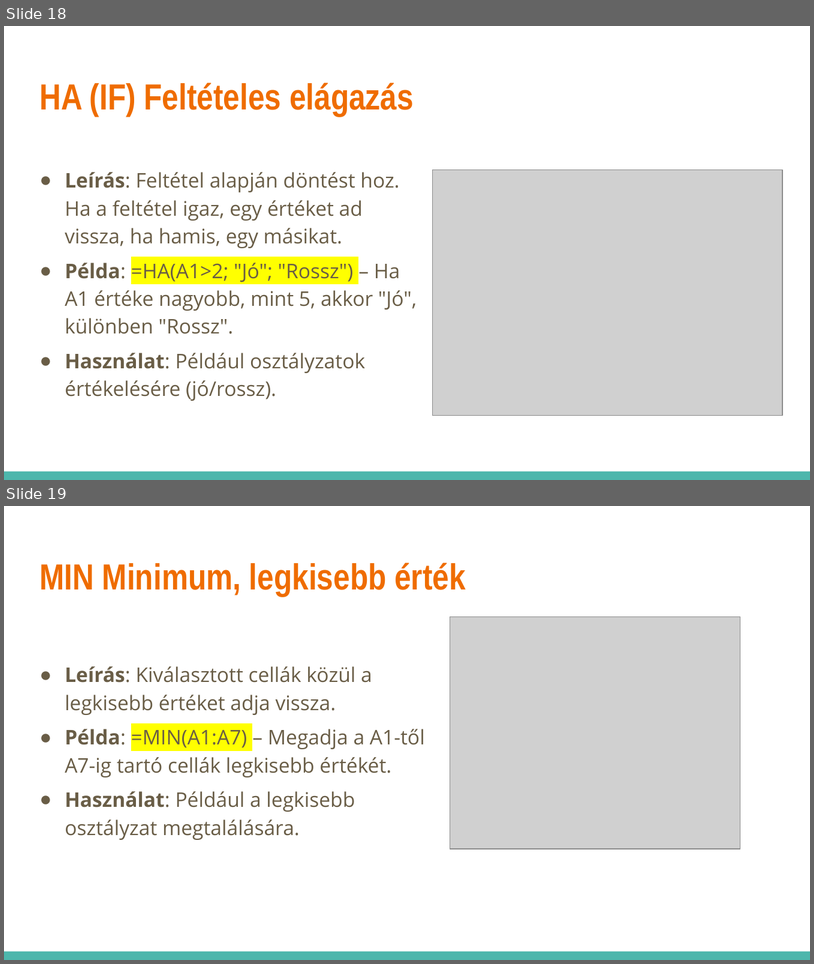
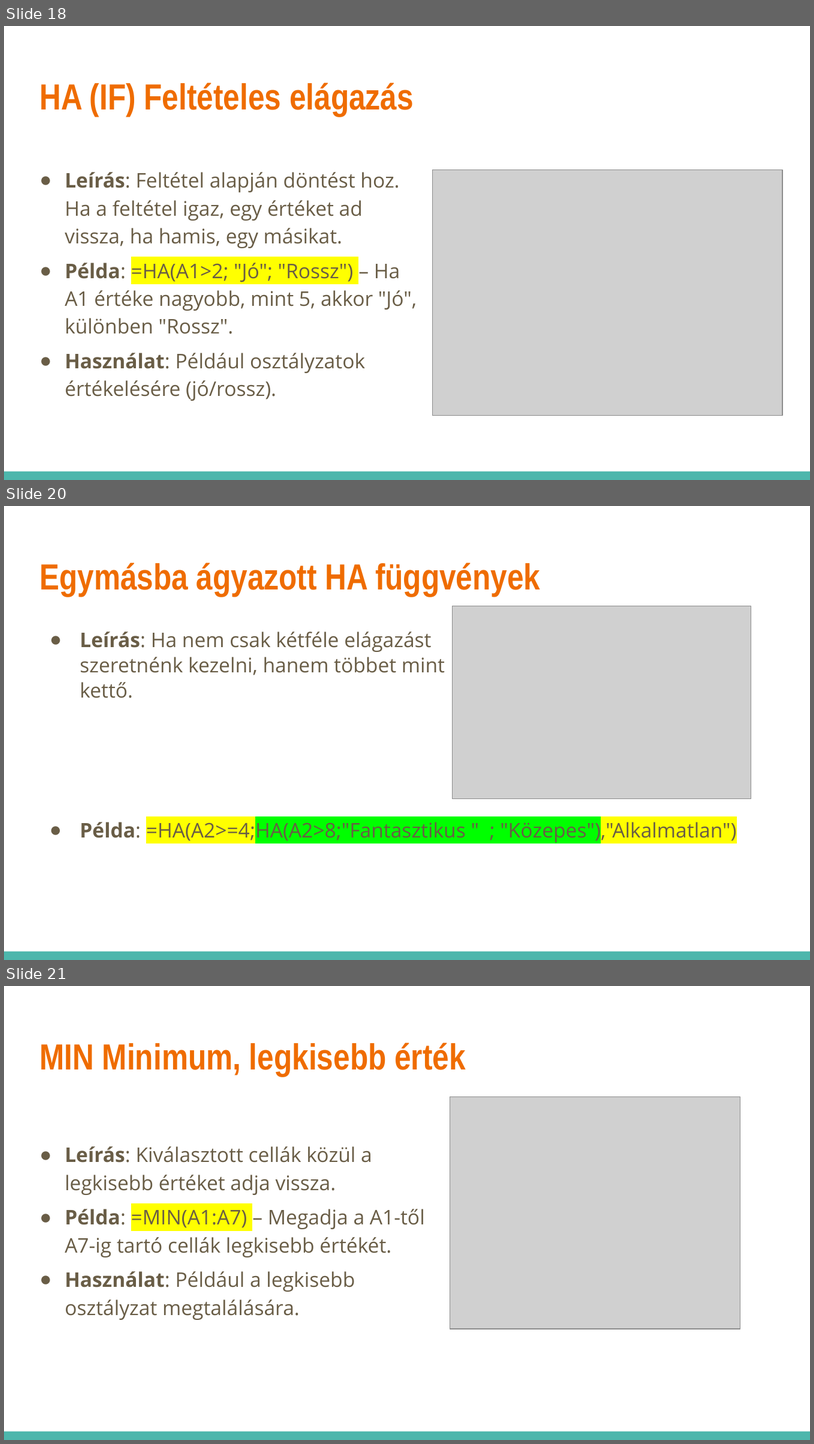
Before and after one commit to pisti72/infoka, a slide deck: excel/Táblázatkezelés.pptx. Shown one above the other, each under a label of ours: slides 18 and 19 before the commit, slides 18, 20 and 21 after it; the slides between them are not shown. The pictures are 814x964 and 814x1444 pixels, drawn with LibreOffice and Linux fonts; fonts in the diff are those of the drawing; grey boxes stand for pictures. Boxes give left, top, right and bottom in pixels: in the first picture for what was removed or moved away, otherwise in the second. Text is boxed around its words. In the diff, an @@ line names an element or a change of style, - is before the commit and + after.

```diff
--- a/excel/Táblázatkezelés.pptx
+++ b/excel/Táblázatkezelés.pptx
@@ slide 20 added at (4,506,810,960), background #FFFFFF; not listed: 1 template element that a slide beside it also shows @@
@@ title added at (39,562,540,596), 32.4 pt, text #EF6C00, bold @@
+Egymásba ágyazott HA függvények
@@ picture added at (452,606,752,799) @@
@@ text added at (80,631,445,698), 18 pt, text #695D46 @@
+● Leírás: Ha nem csak kétféle elágazást szeretnénk kezelni, hanem többet mint kettő.
@@ text added at (80,819,737,843), 18 pt, text #695D46 @@
+● Példa: =HA(A2>=4;HA(A2>8;"Fantasztikus " ; "Közepes"),"Alkalmatlan")
@@ what was slide 19 is now slide 21 @@
```
Also in this commit, not shown: 1 slide changed, 3 other slides added.
